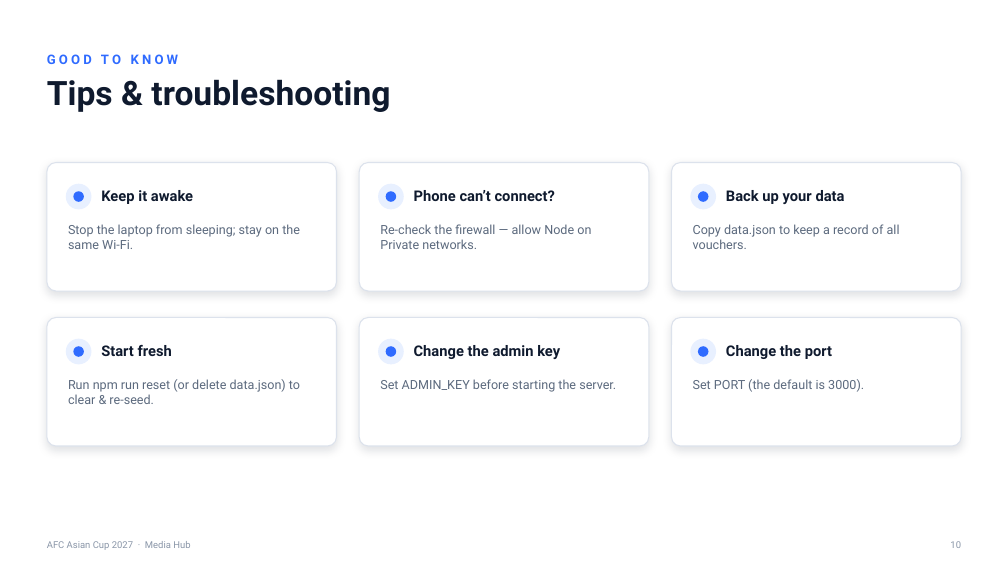
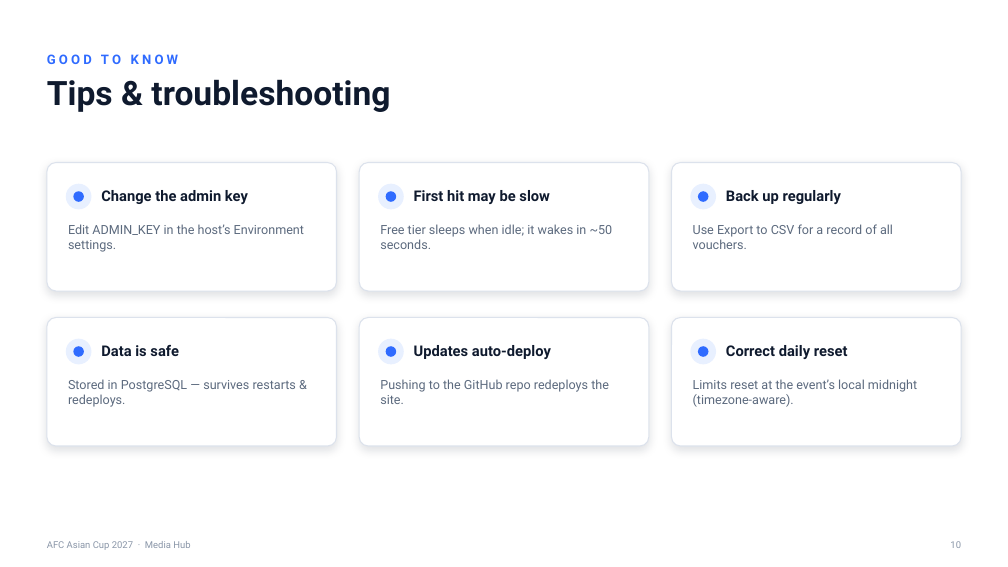
Before and after one commit to absmediaopsvouchers-blip/afc2027-media-hub, a slide deck: slide 10 of AFC2027 Media Hub - Onboarding Guide.pptx. Drawn at 1008x567 pixels with LibreOffice and Linux fonts; fonts in the diff are those of the drawing. Boxes give left, top, right and bottom in pixels: in the first picture for what was removed or moved away, otherwise in the second. Text is boxed around its words. In the diff, an @@ line names an element or a change of style, - is before the commit and + after.

```diff
--- a/AFC2027 Media Hub - Onboarding Guide.pptx
+++ b/AFC2027 Media Hub - Onboarding Guide.pptx
@@ text at [101,190,248,204]: text changed @@
-Keep it awake
+Change the admin key
@@ text at [414,190,550,204]: text changed @@
-Phone can’t connect?
+First hit may be slow
@@ text at [726,190,841,204]: text changed @@
-Back up your data
+Back up regularly
@@ text at [68,224,304,252]: text changed @@
-Stop the laptop from sleeping; stay on the same Wi-Fi.
+Edit ADMIN_KEY in the host’s Environment settings.
@@ text at [380,224,613,249]: text changed @@
-Re-check the firewall — allow Node on Private networks.
+Free tier sleeps when idle; it wakes in ~50 seconds.
@@ text at [693,224,893,249]: text changed @@
-Copy data.json to keep a record of all vouchers.
+Use Export to CSV for a record of all vouchers.
@@ text at [101,345,179,356]: text changed @@
-Start fresh
+Data is safe
@@ text at [414,345,551,359]: text changed @@
-Change the admin key
+Updates auto-deploy
@@ text at [726,345,848,359]: text changed @@
-Change the port
+Correct daily reset
@@ text at [68,379,296,407]: text changed @@
-Run npm run reset (or delete data.json) to clear & re-seed.
+Stored in PostgreSQL — survives restarts & redeploys.
@@ text at [380,379,609,404]: text changed @@
-Set ADMIN_KEY before starting the server.
+Pushing to the GitHub repo redeploys the site.
@@ text at [693,379,917,407]: text changed @@
-Set PORT (the default is 3000).
+Limits reset at the event’s local midnight (timezone-aware).
```
Also in this commit, not shown: 14 other slides changed, 2 slides added, 2 slides removed, 6 other files.
